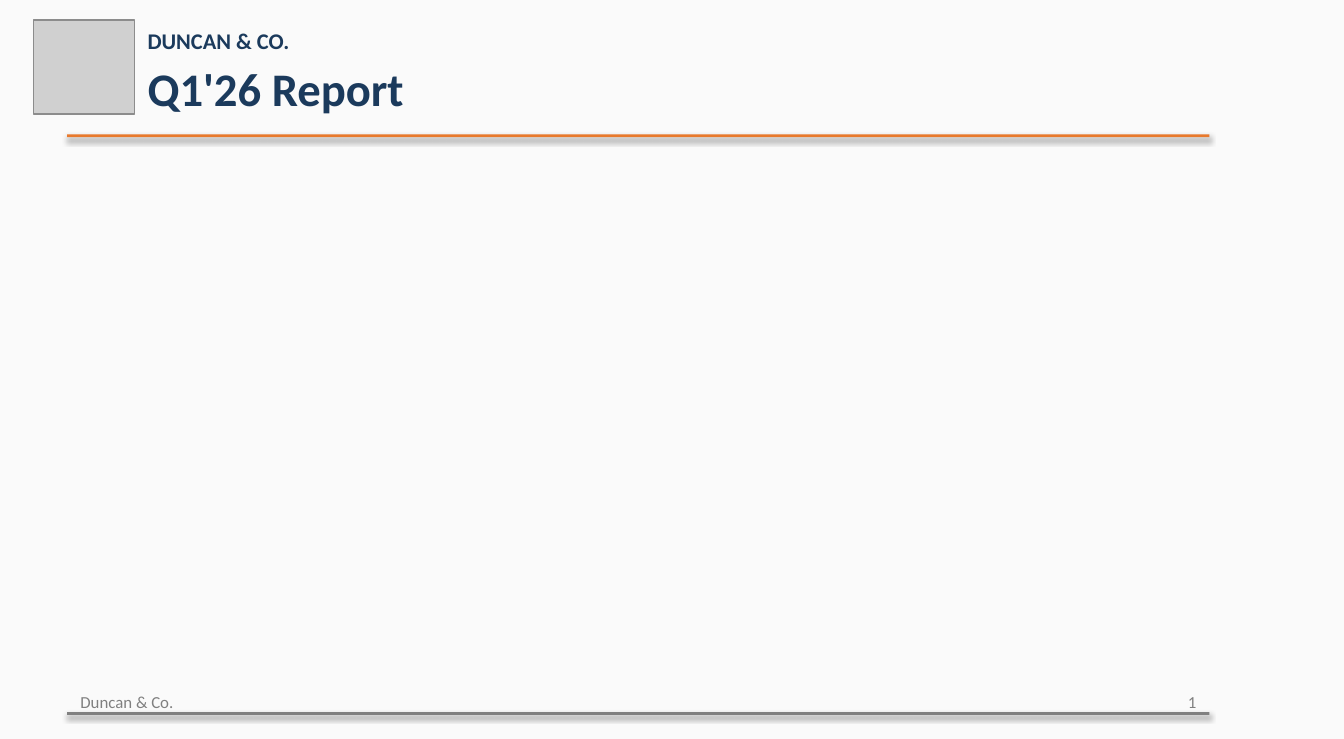
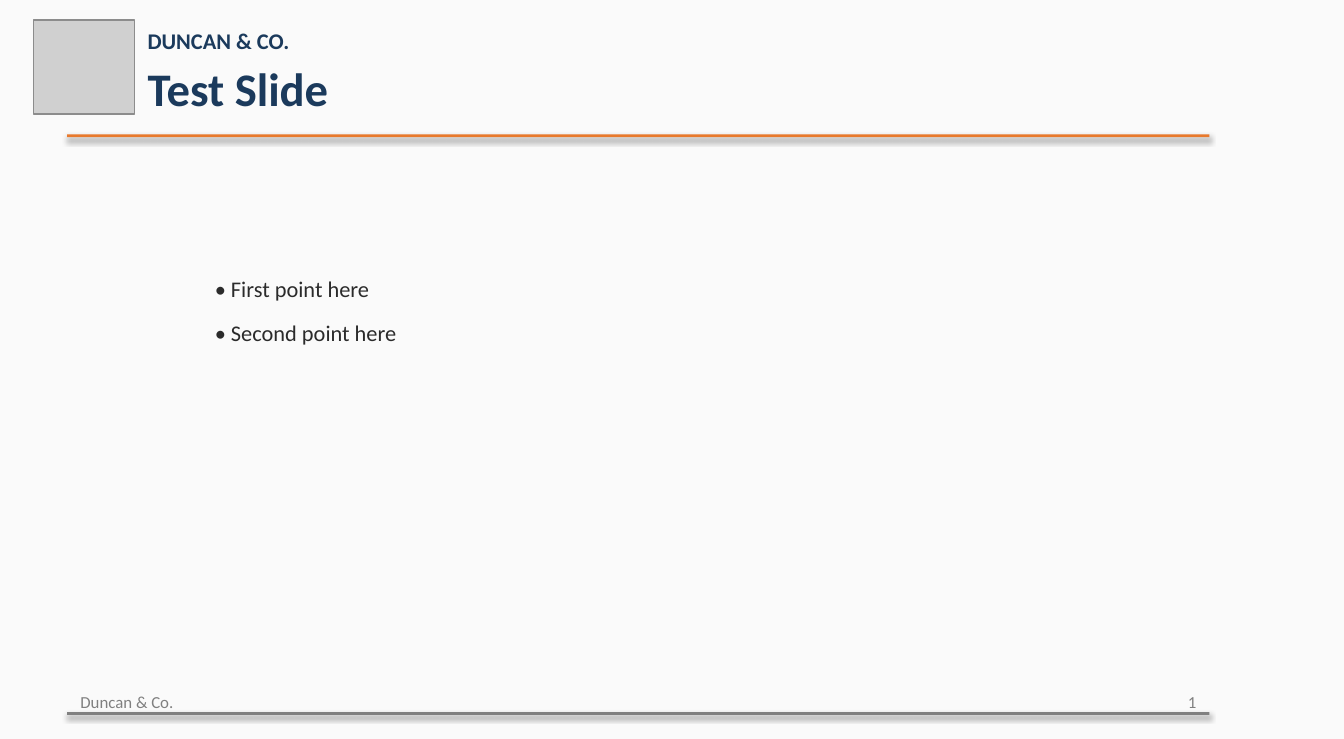
Before and after one commit to carolinedunc/notes-to-slide-deck-skill, a slide deck: slide 1 of example/template_test.pptx. Drawn at 1344x739 pixels with LibreOffice and Linux fonts; fonts in the diff are those of the drawing; grey boxes stand for pictures. Boxes give left, top, right and bottom in pixels: in the first picture for what was removed or moved away, otherwise in the second. Text is boxed around its words. In the diff, an @@ line names an element or a change of style, - is before the commit and + after.

```diff
--- a/example/template_test.pptx
+++ b/example/template_test.pptx
@@ text at bbox=[148, 73, 328, 107]: text changed @@
-Q1'26 Report
+Test Slide
@@ text added at bbox=[231, 281, 396, 345], 12 pt, text #2B2B2B @@
+• First point here
+• Second point here
```
Also in this commit, not shown: 4 other files.
